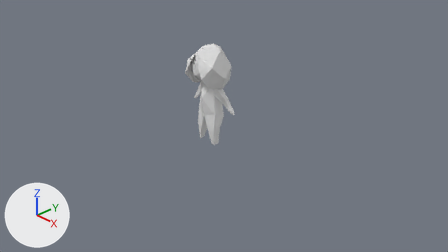
One commit to the Blender file Assets/player.blend: the scene before it, then after it.
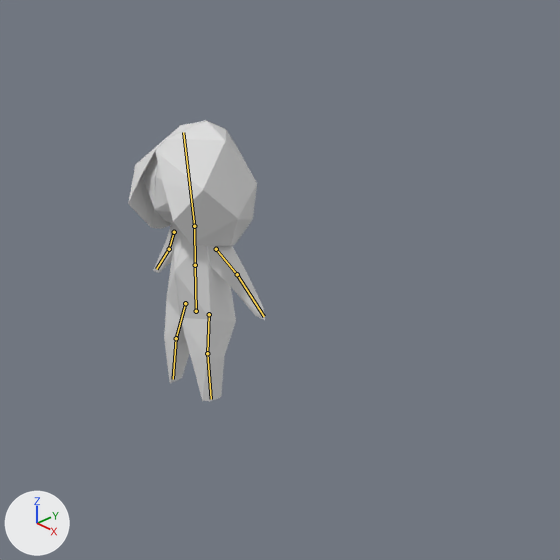
Each version appears first from the file's camera 'Camera', and next in a close-up on the part from 31% to 76% of the width and 0% to 80% of the height. The lights are fixed; the arrows at lower left show +X, +Y and +Z. The bones that bend it are drawn over the model as lines in the close-ups.

Objects in the first close-up: 'Player'.
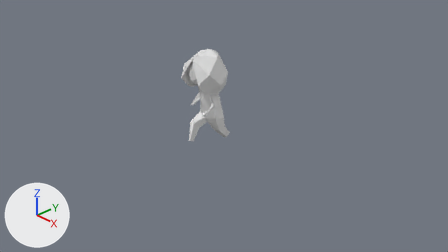
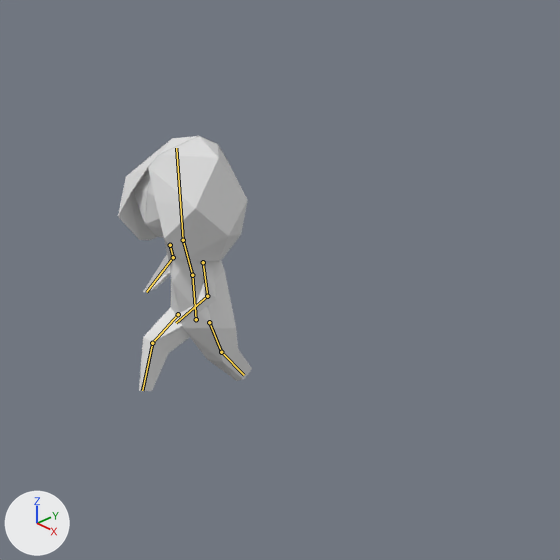
The newer file adds an action. The first version stands in its rest pose; the second is drawn at frame 8 of the action 'attack_running'.

Boxes (x1, y1, x2, y2) around the edits, measured in the close-ups (560 x 560 px):
'Player', posed (10% shorter)
    before: (128, 120, 265, 402)
    after: (118, 136, 252, 391)
bone 'Torso', root to tip
    before: (196, 311) to (195, 265)
    after: (196, 319) to (192, 275)
bone 'Chest', root to tip
    before: (195, 265) to (194, 226)
    after: (192, 275) to (183, 240)
bone 'Head', root to tip
    before: (194, 226) to (183, 132)
    after: (183, 240) to (176, 148)
bone 'Arm.L', root to tip
    before: (216, 249) to (237, 274)
    after: (203, 262) to (207, 296)
bone 'Forearm.L', root to tip
    before: (237, 274) to (264, 316)
    after: (207, 296) to (176, 323)
bone 'Arm.R', root to tip
    before: (174, 232) to (169, 249)
    after: (170, 245) to (173, 257)
bone 'Forearm.R', root to tip
    before: (169, 249) to (156, 269)
    after: (173, 257) to (146, 292)
bone 'Thigh.L', root to tip
    before: (209, 314) to (207, 353)
    after: (209, 322) to (221, 352)
bone 'Calf.L', root to tip
    before: (207, 353) to (211, 399)
    after: (221, 352) to (244, 375)
bone 'Thigh.R', root to tip
    before: (185, 303) to (176, 338)
    after: (178, 314) to (152, 343)
bone 'Calf.R', root to tip
    before: (176, 338) to (173, 379)
    after: (152, 343) to (142, 390)

The edits, one by one:
Bone 'Torso' (bone_torso) moves from (0.0, 0.0, 0.0) to (0.01, -0.38, 0.01).
Bone 'Torso' (bone_torso) turns from (0, 0, 0) to (4, 0, 0) degrees about its own x, y and z.
Bone 'Chest' (bone_chest) moves from (0.0, 0.0, 0.0) to (0.45, 0.03, -0.05).
Bone 'Chest' (bone_chest) turns from (0, 0, 0) to (2, -5, -11) degrees about its own x, y and z.
Bone 'Head' (bone_head) moves from (0.0, 0.0, 0.0) to (0.0, -0.2, -0.63).
Bone 'Head' (bone_head) turns from (0, 0, 0) to (-15, 6, -7) degrees about its own x, y and z.
Bone 'Arm.L' (bone_arm_l) moves from (0.0, 0.0, 0.0) to (-0.02, -0.06, 0.14).
Bone 'Arm.L' (bone_arm_l) turns from (0, 0, 0) to (43, -12, -27) degrees about its own x, y and z.
Bone 'Forearm.L' (bone_forearm_l) moves from (0.0, 0.0, 0.0) to (0.02, -0.04, 0.2).
Bone 'Forearm.L' (bone_forearm_l) turns from (0, 0, 0) to (-50, -22, -4) degrees about its own x, y and z.
Bone 'Arm.R' (bone_arm_r) moves from (0.0, 0.0, 0.0) to (-0.1, -0.08, 0.09).
Bone 'Arm.R' (bone_arm_r) turns from (0, 0, 0) to (0, -4, 0) degrees about its own x, y and z.
Bone 'Forearm.R' (bone_forearm_r) moves from (0.0, 0.0, 0.0) to (1.12, -0.13, -1.58).
Bone 'Forearm.R' (bone_forearm_r) turns from (0, 0, 0) to (-46, 4, -51) degrees about its own x, y and z.
Bone 'Thigh.L' (bone_thigh_l) moves from (0.0, 0.0, 0.0) to (0.0, -0.01, -0.01).
Bone 'Thigh.L' (bone_thigh_l) turns from (0, 0, 0) to (-30, 0, -7) degrees about its own x, y and z.
Bone 'Calf.L' (bone_calf_l) moves from (0.0, 0.0, 0.0) to (0.16, -0.28, 0.0).
Bone 'Calf.L' (bone_calf_l) turns from (0, 0, 0) to (0, 0, 7) degrees about its own x, y and z.
Bone 'Thigh.R' (bone_thigh_r) moves from (0.0, 0.0, 0.0) to (-0.03, 0.05, 0.42).
Bone 'Thigh.R' (bone_thigh_r) turns from (0, 0, 0) to (50, 2, 14) degrees about its own x, y and z.
Bone 'Calf.R' (bone_calf_r) moves from (0.0, 0.0, 0.0) to (-0.64, 0.04, -0.08).
Bone 'Calf.R' (bone_calf_r) turns from (0, 0, 0) to (-1, 1, 26) degrees about its own x, y and z.
